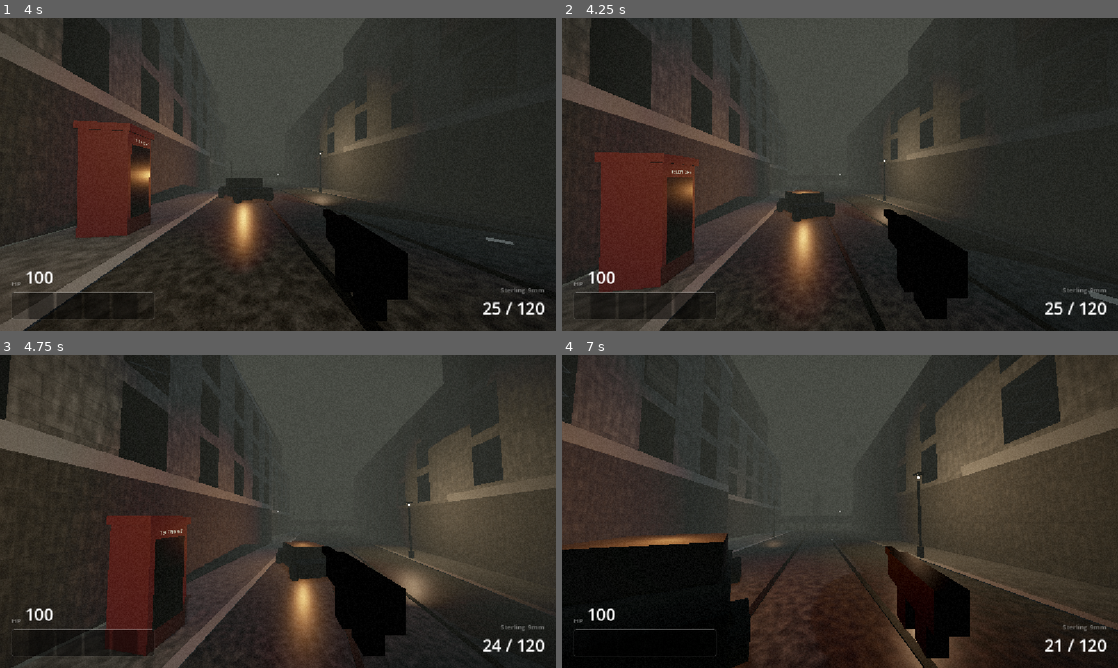
Above: before the commit, frames 1-4 (two rows, left to right).
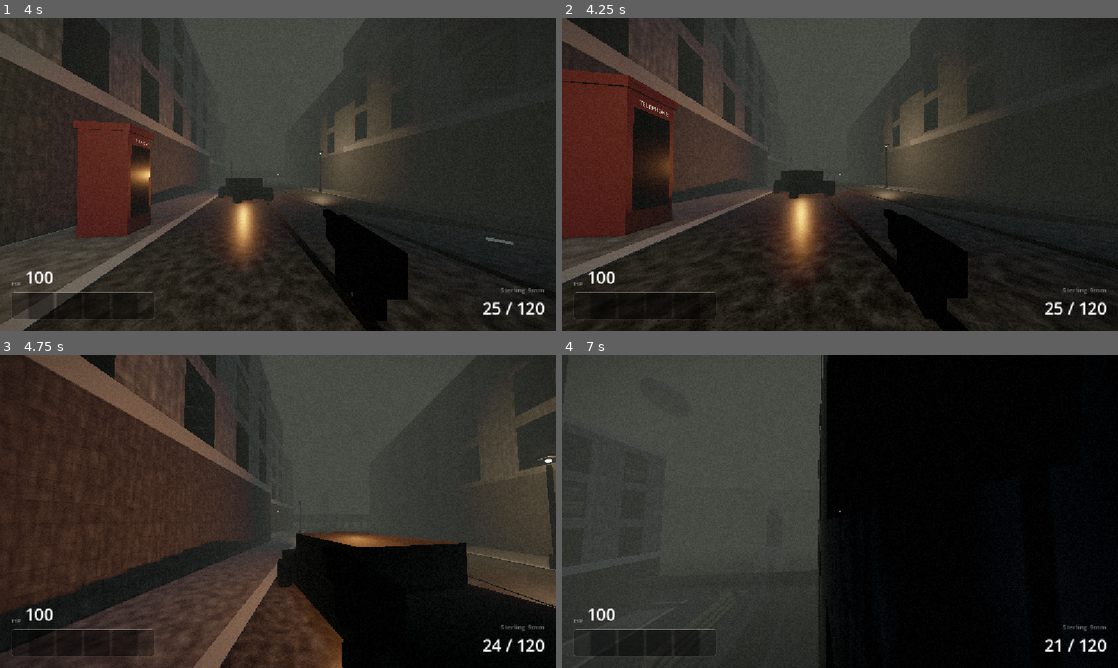
Above: after the commit, the same moments.

Repository: Tuff-Tech-coder/zombie-fps
Game: Godot game, scene res://world/city/city.tscn
The game is run twice, just before and just after one commit, with the same random seed, the same clock (stepped at 60 frames per second) and the same inputs.
Inputs (mouse positions are in pixels of both pictures, inside the frame that each line leads up to):
- Up to frame 1 (4 s): tap Enter (ui_accept) at 0.5 s; move the mouse to (305, 174) at 0.52 s; hold Ctrl (crouch) 0.53-1.28 s; hold W (move_forward) from 0.53 s (still down); tap Space (jump) at 0.77, 1.07, 1.52, 1.82, 2.3, 2.85, 3.02, 3.32, 3.77 s; click (305, 174) at 0.8 s; move the mouse to (250, 174) at 1.27 s; click (250, 174) at 1.35 s; tap Shift (sprint) at 1.55 s; move the mouse to (289, 168) at 2.02 s; hold Shift (sprint) 2.03-2.78 s; click (289, 168) at 2.17 s; move the mouse to (272, 180) at 2.77 s; click (272, 180) at 2.92 s; tap Ctrl (crouch) at 3.05 s; move the mouse to (316, 177) at 3.52 s; hold Ctrl (crouch) from 3.53 s (still down); click (316, 177) at 3.8 s
- Up to frame 2 (4.25 s): keep holding W (move_forward); keep holding Ctrl (crouch); tap Space (jump) at 4.07 s; tap V (debug_noclip, bound only after the commit) at 4.15 s
- Up to frame 3 (4.75 s): keep holding W (move_forward); move the mouse to (233, 508) at 4.27 s; release Ctrl (crouch) at 4.28 s; click (233, 508) at 4.35 s; tap Space (jump) at 4.52 s; tap Shift (sprint) at 4.55 s
- Up to frame 4 (7 s): tap Space (jump) at 4.82, 6.02, 6.32, 6.77 s; tap N (skip_prep, bound only after the commit) at 4.9 s; move the mouse to (845, 511) at 5.02 s; hold Space (jump) 5.03-5.78 s; tap E (interact) at 5.1 s; click (845, 511) at 5.17 s; move the mouse to (817, 505) at 5.77 s; release W (move_forward) at 5.78 s; hold D (move_right) 5.78-6.53 s; tap Shift (sprint) at 5.85 s; click (817, 505) at 5.92 s; tap Ctrl (crouch) at 6.05 s; move the mouse to (867, 511) at 6.52 s; hold W (move_forward) from 6.53 s (still down); hold Ctrl (crouch) from 6.53 s (still down); click (867, 511) at 6.8 s

Frame 1 is identical in both runs. In frame 2, 25% of the frame differs, in the area x 0-100%, y 0-100%; in frame 3, 34%; in frame 4, 68%.

Commit message:
v0.8.3.5: skip-prep key, boss no-show fix, dev noclip
- Skip prep (game feature): N ends the between-rounds PREP countdown
  (RoundManager.skip_prep via the rebindable skip_prep action); the HUD
  shows "Press N to skip prep" only during that countdown, key name read
  live from the InputMap.
- Boss no-show fixed: EnemyPool's ceiling now caps the LIVE population
  (active_count) instead of lifetime instantiations - a total_count cap
  permanently starved the boss scene's first instance once the walker
  pool had ever peaked at 50 (reproduced, then verified fixed at the
  exact failure state: 50 pooled walkers -> boss spawns as node 51 with
  breach.mp3 playing). The null fallback now warns loudly.
- Dev-only noclip: V toggles DebugManager.noclip -> Player.set_noclip
  (collisions off, camera-relative free-fly, jump/crouch vertical,
  3x walk speed); debug-gated, state pushed so the player keeps its
  single debug check.
- All three verified in-game through the real input pipeline via MCP.

Co-Authored-By: Claude Fable 5 <noreply@anthropic.com>

Diff:
--- a/zombie-fps/autoload/debug_manager.gd
+++ b/zombie-fps/autoload/debug_manager.gd
@@ -14,6 +14,7 @@
 var infinite_health := false
 var show_enemy_health := false
 var show_perf_overlay := false
+var noclip := false
 
 var _wave_active := false  # lit state for the wave button
 var _spawn_cursor := 0
@@ -27,6 +28,24 @@
 
 func is_enabled() -> bool:
 	return DEBUG_ENABLED and OS.is_debug_build()
+
+
+## Dev-only keybind (debug_noclip, V): free-fly with collisions off. The
+## state lives here and is PUSHED to the player (Player.set_noclip), so the
+## player keeps its single DebugManager read (CODE_GUIDE debug rules).
+func _unhandled_input(event: InputEvent) -> void:
+	if is_enabled() and event.is_action_pressed(&"debug_noclip"):
+		toggle_noclip()
+
+
+func toggle_noclip() -> void:
+	if not is_enabled():
+		return
+	noclip = not noclip
+	var player: Player = get_tree().get_first_node_in_group("player")
+	if player != null:
+		player.set_noclip(noclip)
+	print("[debug] noclip %s" % ("ON" if noclip else "OFF"))
 
 
 ## Flips a flag and returns the new value (buttons use it for their lamp).
--- a/zombie-fps/autoload/round_manager.gd
+++ b/zombie-fps/autoload/round_manager.gd
@@ -130,6 +130,23 @@
 	_begin_round(GameState.round_number + 1)
 
 
+## Game feature (v0.8.3.5): the player may cut the between-rounds PREP
+## countdown short. Only meaningful while a run is live and the prep timer
+## is actually counting — free-fire PREP (no run) and the boss hand-off
+## (no timer) are unaffected.
+func skip_prep() -> void:
+	if not running or GameState.phase != GameState.Phase.PREP \
+			or _prep_timer.is_stopped():
+		return
+	_prep_timer.stop()
+	_on_prep_finished()
+
+
+func _unhandled_input(event: InputEvent) -> void:
+	if event.is_action_pressed(&"skip_prep"):
+		skip_prep()
+
+
 ## The map boss (v0.8.3): spawns once after the final round clears; stays in
 ## Phase.ROUND (it IS combat — and _try_spawn is inert with the budget met).
 ## The encounter dressing (health bar, arena) remains v0.9.0 scope.
@@ -137,8 +154,9 @@
 	EventBus.boss_round_started.emit()
 	_boss = EnemyPool.acquire(SpawnDirector.next_spawn_position(), BOSS_SCENE)
 	if _boss == null:
-		# Pool ceiling edge — never strand the run waiting on a boss that
-		# could not spawn.
+		# Should be unreachable: the final round just cleared, so the live
+		# population is a handful of pooling corpses at most. Loud + safe.
+		push_warning("[rounds] boss failed to spawn (pool ceiling?) — finishing map")
 		_finish_map(GameState.round_number)
 
 
--- a/zombie-fps/enemies/enemy_pool.gd
+++ b/zombie-fps/enemies/enemy_pool.gd
@@ -5,7 +5,12 @@
 ##
 ## One free-list per enemy scene (walker, map boss, ...); the MAX_ENEMIES
 ## ceiling is global across all of them, so a boss on the field takes a slot
-## out of the same 50 the horde uses.
+## out of the same 50 the horde uses. The ceiling caps the LIVE population
+## (active_count) — the perf-relevant number — not lifetime instantiations:
+## dormant pooled nodes are PROCESS_MODE_DISABLED and cost memory only, and
+## gating on total_count() would starve a second scene's first instance
+## forever once the walker pool had ever peaked at the cap (the v0.8.3
+## boss-no-show bug).
 
 const ZOMBIE_SCENE := preload("res://enemies/zombie_walker.tscn")
 const MAX_ENEMIES := 50  # hard population ceiling, DESIGN_DOC §3
@@ -13,14 +18,15 @@
 var _pools := {}  # PackedScene → Array[Enemy]
 
 
-## Returns an activated enemy at `pos`, or null if the ceiling is reached.
-## Callers that don't say which enemy they want get the standard walker.
+## Returns an activated enemy at `pos`, or null if the live-population
+## ceiling is reached. Callers that don't say which enemy they want get the
+## standard walker.
 func acquire(pos: Vector3, scene: PackedScene = ZOMBIE_SCENE) -> Enemy:
 	var pool: Array[Enemy] = _pools.get_or_add(scene, [] as Array[Enemy])
+	if active_count() >= MAX_ENEMIES:
+		return null  # field is full — reusing a pooled body would still exceed it
 	var enemy := _find_inactive(pool)
 	if enemy == null:
-		if total_count() >= MAX_ENEMIES:
-			return null
 		enemy = scene.instantiate() as Enemy
 		add_child(enemy)
 		enemy.deactivate()
--- a/zombie-fps/player/player.gd
+++ b/zombie-fps/player/player.gd
@@ -42,9 +42,13 @@
 ## Physics layer 4 ("interactable") as a mask value.
 const INTERACT_MASK := 8
 
+## Noclip fly speed as a multiple of walk_speed (sprint stacks on top).
+const NOCLIP_SPEED_MULT := 3.0
+
 var health := 100.0
 var _pitch := 0.0
 var _crouching := false
+var _noclip := false
 var _dead := false
 var _jump_buffer := 0.0
 var _hop_accel := 0.0  # air accel chosen at liftoff, held for the whole hop
@@ -142,6 +146,9 @@
 		if not is_on_floor():
 			velocity += get_gravity() * delta
 		move_and_slide()
+		return
+	if _noclip:
+		_noclip_move(delta)
 		return
 	_update_crouch(delta)
 	_update_jump_buffer(delta)
@@ -188,6 +195,31 @@
 	move_and_slide()
 
 
+## Dev-only capability, driven by DebugManager.toggle_noclip() — the player
+## itself never reads debug state for this (CODE_GUIDE debug rules). While
+## on: collisions off, camera-relative free-fly (jump = up, crouch = down,
+## sprint stacks), gravity ignored.
+func set_noclip(on: bool) -> void:
+	_noclip = on
+	collision_shape.disabled = on
+	velocity = Vector3.ZERO
+
+
+func _noclip_move(delta: float) -> void:
+	var input_dir := Input.get_vector("move_left", "move_right", "move_forward", "move_back")
+	var wish := camera.global_basis * Vector3(input_dir.x, 0.0, input_dir.y)
+	if Input.is_action_pressed("jump"):
+		wish.y += 1.0
+	if Input.is_action_pressed("crouch"):
+		wish.y -= 1.0
+	if wish.length_squared() > 0.0:
+		wish = wish.normalized()
+	var speed := walk_speed * NOCLIP_SPEED_MULT
+	if Input.is_action_pressed("sprint"):
+		speed *= sprint_multiplier
+	global_position += wish * speed * delta
+
+
 ## Short camera-center ray against the interactable layer. Tracks what's
 ## under the crosshair and keeps the HUD prompt current — prompts are
 ## re-read every frame because their text is stateful (costs, ammo counts).
--- a/zombie-fps/project.godot
+++ b/zombie-fps/project.godot
@@ -11,7 +11,7 @@
 [application]
 
 config/name="Zombie FPS"
-config/version="0.8.3"
+config/version="0.8.3.5"
 run/main_scene="res://world/city/city.tscn"
 config/features=PackedStringArray("4.7", "Forward Plus")
 config/icon="res://icon.svg"
@@ -93,6 +93,16 @@
 "events": [Object(InputEventKey,"resource_local_to_scene":false,"resource_name":"","device":-1,"window_id":0,"alt_press …(190 unchanged characters)…
 ]
 }
+skip_prep={
+"deadzone": 0.5,
+"events": [Object(InputEventKey,"resource_local_to_scene":false,"resource_name":"","device":-1,"window_id":0,"alt_pressed":false,"shift_pressed":false,"ctrl_pressed":false,"meta_pressed":false,"pressed":false,"keycode":78,"physical_keycode":0,"key_label":0,"unicode":0,"location":0,"echo":false,"script":null)
+]
+}
+debug_noclip={
+"deadzone": 0.5,
+"events": [Object(InputEventKey,"resource_local_to_scene":false,"resource_name":"","device":-1,"window_id":0,"alt_pressed":false,"shift_pressed":false,"ctrl_pressed":false,"meta_pressed":false,"pressed":false,"keycode":86,"physical_keycode":0,"key_label":0,"unicode":0,"location":0,"echo":false,"script":null)
+]
+}
 
 [layer_names]
 
--- a/zombie-fps/resources/audio/city_soundtrack.tres
+++ b/zombie-fps/resources/audio/city_soundtrack.tres
@@ -1,18 +1,14 @@
-[gd_resource type="Resource" script_class="MapMusic" load_steps=9 format=3 uid="uid://dqckxckx76yts"]
+[gd_resource type="Resource" script_class="MapMusic" format=3 uid="uid://dqckxckx76yts"]
 
 [ext_resource type="Script" uid="uid://cus3nptwl8gb6" path="res://audio/map_music.gd" id="1_mm"]
-[ext_resource type="AudioStream" path="res://resources/audio/generated/city_prep_loop.res" id="2_sti"]
-[ext_resource type="AudioStream" path="res://resources/audio/generated/city_prep_loop.res" id="3_wit"]
-[ext_resource type="AudioStream" path="res://resources/audio/generated/city_combat_loop.res" id="4_kil"]
-[ext_resource type="AudioStream" path="res://resources/audio/generated/city_combat_loop.res" id="5_pat"]
-[ext_resource type="AudioStream" path="res://resources/audio/generated/city_combat_loop.res" id="6_rep"]
-[ext_resource type="AudioStream" path="res://resources/audio/generated/city_combat_loop.res" id="7_bre"]
-[ext_resource type="AudioStream" path="res://resources/audio/generated/death_stinger.res" id="8_gov"]
+[ext_resource type="AudioStream" path="res://resources/audio/generated/city_prep_loop.res" id="2_prep"]
+[ext_resource type="AudioStream" path="res://resources/audio/generated/city_combat_loop.res" id="3_cmb"]
+[ext_resource type="AudioStream" path="res://resources/audio/generated/death_stinger.res" id="4_dth"]
 
 [resource]
 script = ExtResource("1_mm")
-prep_tracks = Array[AudioStream]([ExtResource("2_sti"), ExtResource("3_wit")])
-round_tracks = Array[AudioStream]([ExtResource("4_kil"), ExtResource("5_pat"), ExtResource("6_rep")])
-boss_track = ExtResource("7_bre")
-death_stinger = ExtResource("8_gov")
+prep_tracks = Array[AudioStream]([ExtResource("2_prep")])
+round_tracks = Array[AudioStream]([ExtResource("3_cmb")])
+boss_track = ExtResource("3_cmb")
+death_stinger = ExtResource("4_dth")
 crossfade_time = 1.6
--- a/zombie-fps/resources/audio/greybox_soundtrack.tres
+++ b/zombie-fps/resources/audio/greybox_soundtrack.tres
@@ -1,17 +1,13 @@
-[gd_resource type="Resource" script_class="MapMusic" load_steps=9 format=3 uid="uid://b8acq57cs4g4u"]
+[gd_resource type="Resource" script_class="MapMusic" format=3 uid="uid://b8acq57cs4g4u"]
 
 [ext_resource type="Script" uid="uid://cus3nptwl8gb6" path="res://audio/map_music.gd" id="1_mm"]
-[ext_resource type="AudioStream" path="res://resources/audio/generated/greybox_prep_loop.res" id="2_sti"]
-[ext_resource type="AudioStream" path="res://resources/audio/generated/greybox_prep_loop.res" id="3_wit"]
-[ext_resource type="AudioStream" path="res://resources/audio/generated/greybox_combat_loop.res" id="4_kil"]
-[ext_resource type="AudioStream" path="res://resources/audio/generated/greybox_combat_loop.res" id="5_pat"]
-[ext_resource type="AudioStream" path="res://resources/audio/generated/greybox_combat_loop.res" id="6_rep"]
-[ext_resource type="AudioStream" path="res://resources/audio/generated/greybox_combat_loop.res" id="7_bre"]
-[ext_resource type="AudioStream" path="res://resources/audio/generated/death_stinger.res" id="8_dth"]
+[ext_resource type="AudioStream" path="res://resources/audio/generated/greybox_prep_loop.res" id="2_prep"]
+[ext_resource type="AudioStream" path="res://resources/audio/generated/greybox_combat_loop.res" id="3_cmb"]
+[ext_resource type="AudioStream" path="res://resources/audio/generated/death_stinger.res" id="4_dth"]
 
 [resource]
 script = ExtResource("1_mm")
-prep_tracks = Array[AudioStream]([ExtResource("2_sti"), ExtResource("3_wit")])
-round_tracks = Array[AudioStream]([ExtResource("4_kil"), ExtResource("5_pat"), ExtResource("6_rep")])
-boss_track = ExtResource("7_bre")
-death_stinger = ExtResource("8_dth")
+prep_tracks = Array[AudioStream]([ExtResource("2_prep")])
+round_tracks = Array[AudioStream]([ExtResource("3_cmb")])
+boss_track = ExtResource("3_cmb")
+death_stinger = ExtResource("4_dth")
--- a/zombie-fps/ui/hud.gd
+++ b/zombie-fps/ui/hud.gd
@@ -7,6 +7,7 @@
 @onready var weapon_label: Label = %WeaponName
 @onready var reload_label: Label = %ReloadNote
 @onready var round_label: Label = %RoundNote
+@onready var skip_label: Label = %SkipNote
 @onready var prompt_label: Label = %InteractPrompt
 @onready var supplies_label: Label = %Supplies
 
@@ -20,6 +21,13 @@
 	reload_label.visible = false
 	round_label.visible = false
 	prompt_label.visible = false
+	# Shown only during the between-rounds PREP countdown (round_cleared →
+	# round_started). The key name is read live so a rebind stays truthful.
+	skip_label.visible = false
+	for ev in InputMap.action_get_events(&"skip_prep"):
+		if ev is InputEventKey:
+			skip_label.text = "Press %s to skip prep" % (ev as InputEventKey).as_text_keycode()
+			break
 	EventBus.player_health_changed.connect(_on_health_changed)
 	EventBus.ammo_changed.connect(_on_ammo_changed)
 	EventBus.weapon_equipped.connect(_on_weapon_equipped)
@@ -130,11 +138,14 @@
 func _on_round_started(round_number: int) -> void:
 	round_label.visible = true
 	round_label.text = "ROUND %d" % round_number
+	skip_label.visible = false
 
 
 func _on_round_cleared(round_number: int) -> void:
 	round_label.text = "ROUND %d CLEARED — PREP" % round_number
+	skip_label.visible = true
 
 
 func _on_map_cleared() -> void:
 	round_label.text = "MAP CLEARED"
+	skip_label.visible = false
--- a/zombie-fps/ui/hud.tscn
+++ b/zombie-fps/ui/hud.tscn
@@ -35,6 +35,19 @@
 theme_override_colors/font_color = Color(0.85, 0.75, 0.6, 0.85)
 theme_override_font_sizes/font_size = 22
 text = "ROUND 1"
+horizontal_alignment = 1
+
+[node name="SkipNote" type="Label" parent="Root"]
+unique_name_in_owner = true
+anchor_left = 0.5
+anchor_right = 0.5
+offset_left = -200.0
+offset_top = 54.0
+offset_right = 200.0
+offset_bottom = 78.0
+theme_override_colors/font_color = Color(0.7, 0.85, 0.7, 0.8)
+theme_override_font_sizes/font_size = 15
+text = "Press N to skip prep"
 horizontal_alignment = 1
 
 [node name="Crosshair" type="ColorRect" parent="Root"]
Not shown: 1 places in zombie-fps/enemies/pumpkin_boss.tscn that only renumber resources
Not shown: 1 places in zombie-fps/enemies/zombie_walker.tscn that only renumber resources
Not shown, changed: CHANGELOG.md
Not shown, changed: CODE_GUIDE.md
Not shown, changed: CREDITS.md
